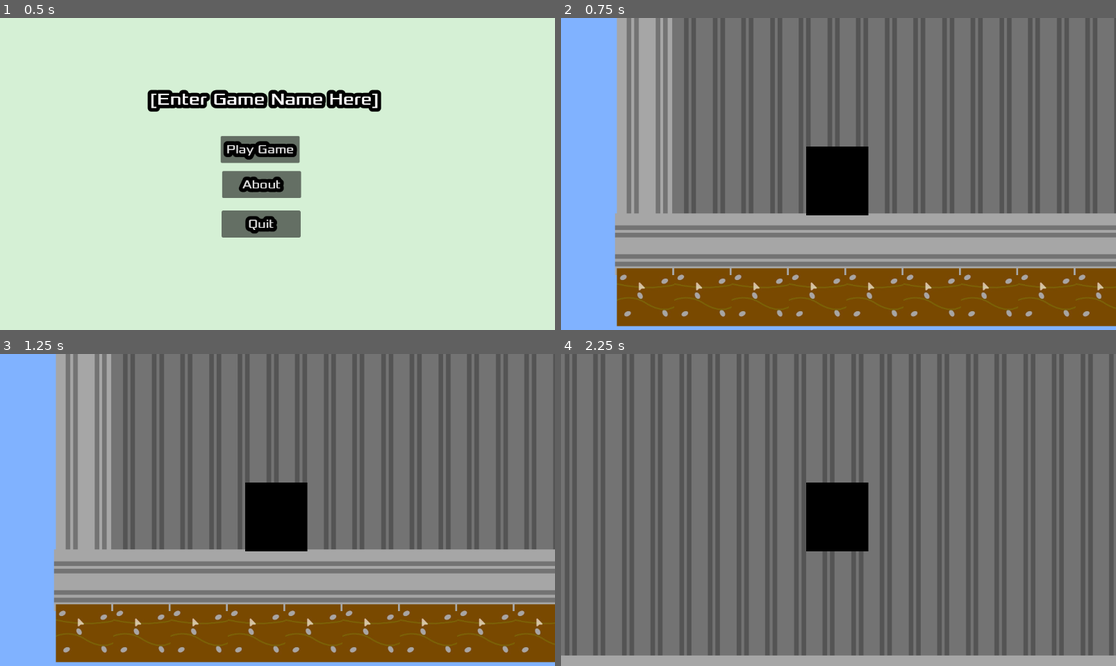
Above: before the commit, frames 1-4 (two rows, left to right).
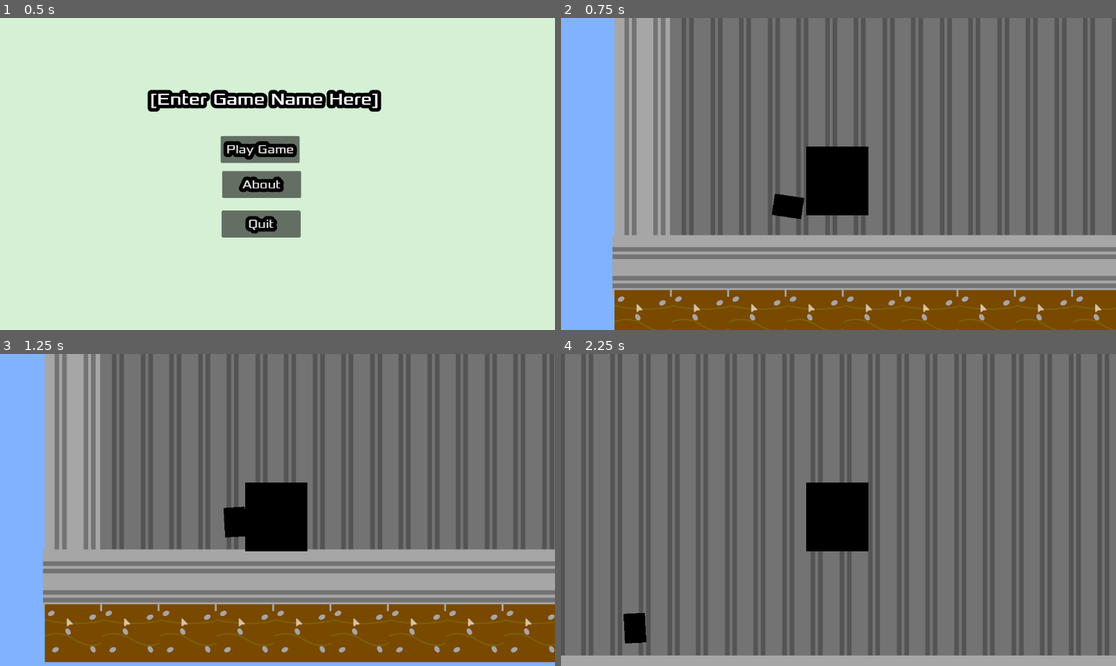
Above: after the commit, the same moments.

Repository: TitledGames/Microwave-Man
Game: Godot game, scene res://main_menu.tscn
Same seed, same stepped clock (60 frames per second), same inputs: the game is played once before the commit and once after it.
Inputs:
- Up to frame 1 (0.5 s): no input
- Up to frame 2 (0.75 s): click "Play Game" at 0.5 s
- Up to frame 3 (1.25 s): no input
- Up to frame 4 (2.25 s): hold Right (move_right) from 1.28 s (still down); tap Space (jump) at 1.52 s

Frame 1 is identical in both runs. In frame 2, 32% of the frame differs, in the area x 9-100%, y 0-100%; in frame 3, 33%; in frame 4, 54%, in the area x 0-100%, y 0-97%.

Commit message:
weird enemy
help from gemini

Diff:
--- /dev/null
+++ b/enemy.gd
@@ -0,0 +1,13 @@
+extends RigidBody2D
+
+@export var speed = 200
+var velocity = Vector2(1, 0)
+
+func _physics_process(delta):
+    linear_velocity = velocity * speed
+
+func _on_body_entered(body):
+    if body.is_in_group("walls"):
+        velocity.x *= -1
+    if body.is_in_group("player"):
+        get_tree().root.get_node("Main").game_over()
--- /dev/null
+++ b/enemy.tscn
@@ -0,0 +1,22 @@
+[gd_scene load_steps=4 format=3 uid="uid://dy645rmmbvjj8"]
+
+[ext_resource type="Texture2D" uid="uid://hcg7eaqk7vj2" path="res://assets/player.png" id="1_8xjnt"]
+[ext_resource type="Script" uid="uid://5suf3xcav8fh" path="res://enemy.gd" id="2_abcde"]
+
+[sub_resource type="RectangleShape2D" id="RectangleShape2D_4gyqm"]
+size = Vector2(84.00003, 145.52954)
+
+[node name="Enemy" type="RigidBody2D"]
+gravity_scale = 0.0
+script = ExtResource("2_abcde")
+
+[node name="CollisionShape2D" type="CollisionShape2D" parent="."]
+position = Vector2(499, 500.76477)
+shape = SubResource("RectangleShape2D_4gyqm")
+
+[node name="Sprite2D" type="Sprite2D" parent="."]
+position = Vector2(496.49997, 500.5)
+scale = Vector2(2.7812502, 3.8437507)
+texture = ExtResource("1_8xjnt")
+
+[connection signal="body_entered" from="." to="." method="_on_body_entered"]
--- a/main.tscn
+++ b/main.tscn
@@ -1,9 +1,10 @@
-[gd_scene load_steps=5 format=3 uid="uid://bdfo2ktxggpi6"]
+[gd_scene load_steps=6 format=3 uid="uid://bdfo2ktxggpi6"]
 
 [ext_resource type="Script" uid="uid://d37db3lg3je53" path="res://main.gd" id="1_0xm2m"]
 [ext_resource type="PackedScene" uid="uid://bkc7x625ufmje" path="res://player.tscn" id="1_ig7tw"]
 [ext_resource type="PackedScene" uid="uid://dqrnqy70uj08i" path="res://hud.tscn" id="4_1bvp3"]
 [ext_resource type="PackedScene" uid="uid://c0s6k3qcbdy3j" path="res://tilemap.tscn" id="7_272bh"]
+[ext_resource type="PackedScene" uid="uid://c7v4w7v4w7v4" path="res://enemy.tscn" id="8_abcde"]
 
 [node name="Main" type="Node"]
 script = ExtResource("1_0xm2m")
@@ -34,6 +35,9 @@
 [node name="Player" parent="." instance=ExtResource("1_ig7tw")]
 position = Vector2(1043, 886)
 
+[node name="Enemy" parent="." instance=ExtResource("8_abcde")]
+position = Vector2(500, 500)
+
 [node name="Camera2D" type="Camera2D" parent="Player"]
 position = Vector2(5, -29)
 zoom = Vector2(0.5, 0.5)
--- a/player.tscn
+++ b/player.tscn
@@ -8,7 +8,7 @@
 radius = 127.0
 height = 282.0
 
-[node name="Player" type="CharacterBody2D"]
+[node name="Player" type="CharacterBody2D" groups=["player"]]
 slide_on_ceiling = false
 floor_constant_speed = true
 script = ExtResource("1_wkcja")
--- a/tilemapthingymabober.tres
+++ b/tilemapthingymabober.tres
@@ -1,4 +1,4 @@
-[gd_resource type="TileSet" load_steps=3 format=3]
+[gd_resource type="TileSet" load_steps=3 format=3 uid="uid://bjh3c4b7ht0yj"]
 
 [ext_resource type="Texture2D" uid="uid://co18ekf81noiy" path="res://assets/IMG_0208.jpeg" id="1_0miuo"]
 
Not shown, added: enemy.gd.uid
Not shown, added: GEMINI.md
